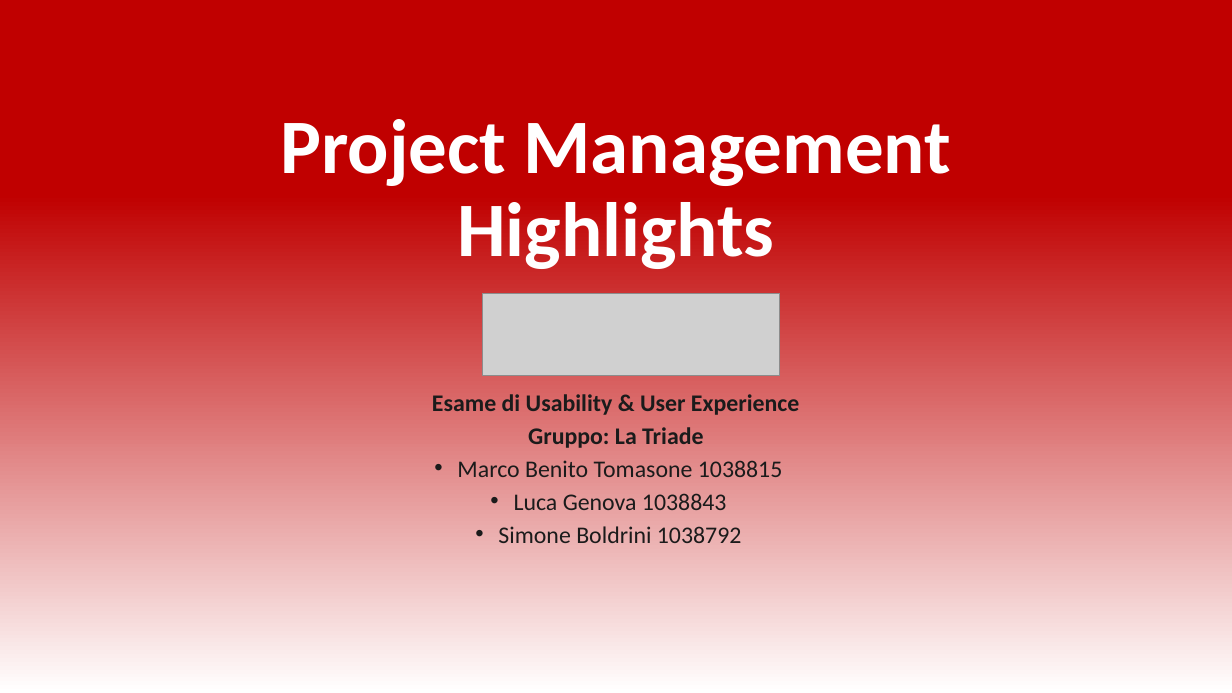
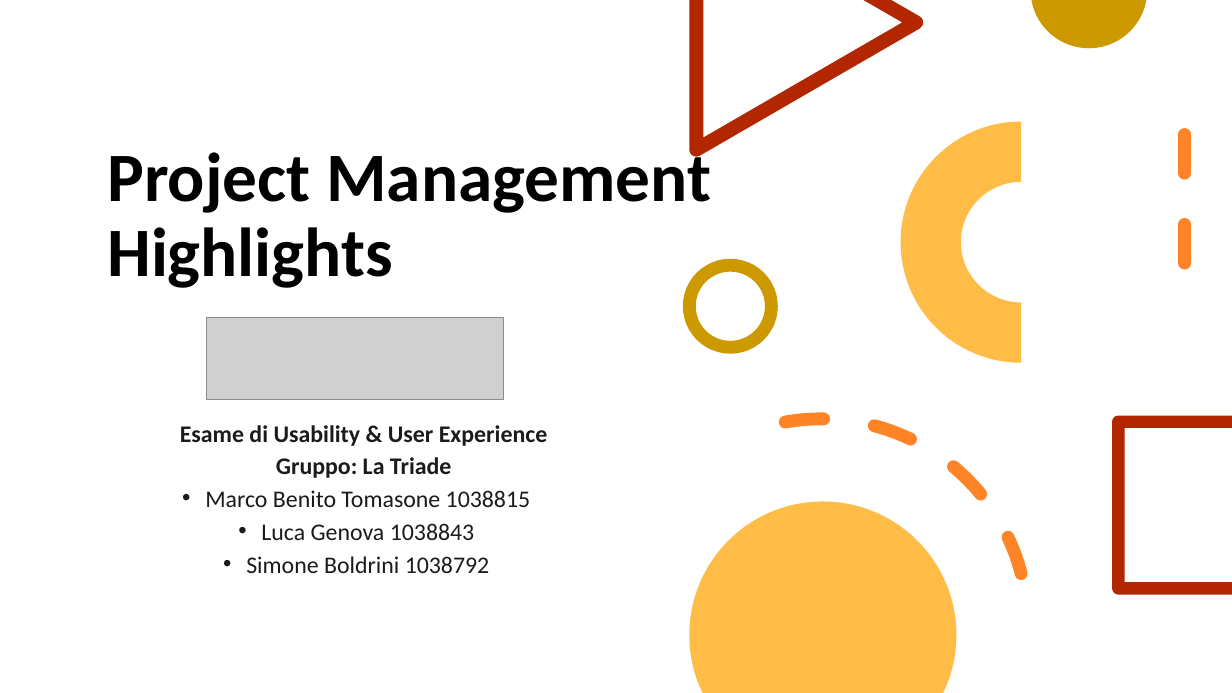
Before and after one commit to MarcoTomasone/Gioco.it-Redesign, a slide deck: slide 1 of Consegna/ProjectHighlights.pptx. Drawn at 1232x693 pixels with LibreOffice and Linux fonts; fonts in the diff are those of the drawing; grey boxes stand for pictures. Boxes give left, top, right and bottom in pixels: in the first picture for what was removed or moved away, otherwise in the second. Text is boxed around its words. In the diff, an @@ line names an element or a change of style, - is before the commit and + after.

Commit message:
update project hightlights

```diff
--- a/Consegna/ProjectHighlights.pptx
+++ b/Consegna/ProjectHighlights.pptx
@@ background gradient #C00000 to #FFFFFF to #FFFFFF @@
@@ freeform shape added at (689, 0, 923, 157), fill #B22600 @@
@@ freeform shape added at (1031, 0, 1146, 48), fill #CC9900 @@
@@ title "Project Management Highlights": place and size @@
-title "Project Management Highlights" at (280, 119, 951, 269)
+title "Project Management Highlights" at (107, 144, 711, 288)
@@ title "Project Management Highlights" at (107, 144, 711, 288): size 60 to 54 pt, text colour #FFFFFF to #000000; alignment centre to left @@
@@ arch (boxed as its full ring) added at (901, 121, 1142, 362), fill #FFBD47 @@
@@ line added from (1185, 135) to (1185, 296), #FF8427 10 pt dashed @@
@@ ellipse added at (689, 265, 772, 348), outline #CC9900 10 pt @@
@@ picture removed at (482, 293, 779, 375) @@
@@ picture added at (206, 318, 504, 400) @@
@@ arc (boxed as its full ellipse) added at (583, 386, 1062, 693), outline #FF8427 10 pt dashed @@
@@ freeform shape added at (1113, 416, 1232, 595), fill #B22600 @@
@@ subtitle "Esame di Usability & User ...": place and size @@
-subtitle "Esame di Usability & User ..." at (432, 394, 799, 543)
+subtitle "Esame di Usability & User ..." at (180, 425, 547, 573)
@@ freeform shape added at (689, 502, 957, 693), fill #FFBD47 @@
```
Also in this commit, not shown: 10 other slides changed, 4 slides added, 2 slides removed.
